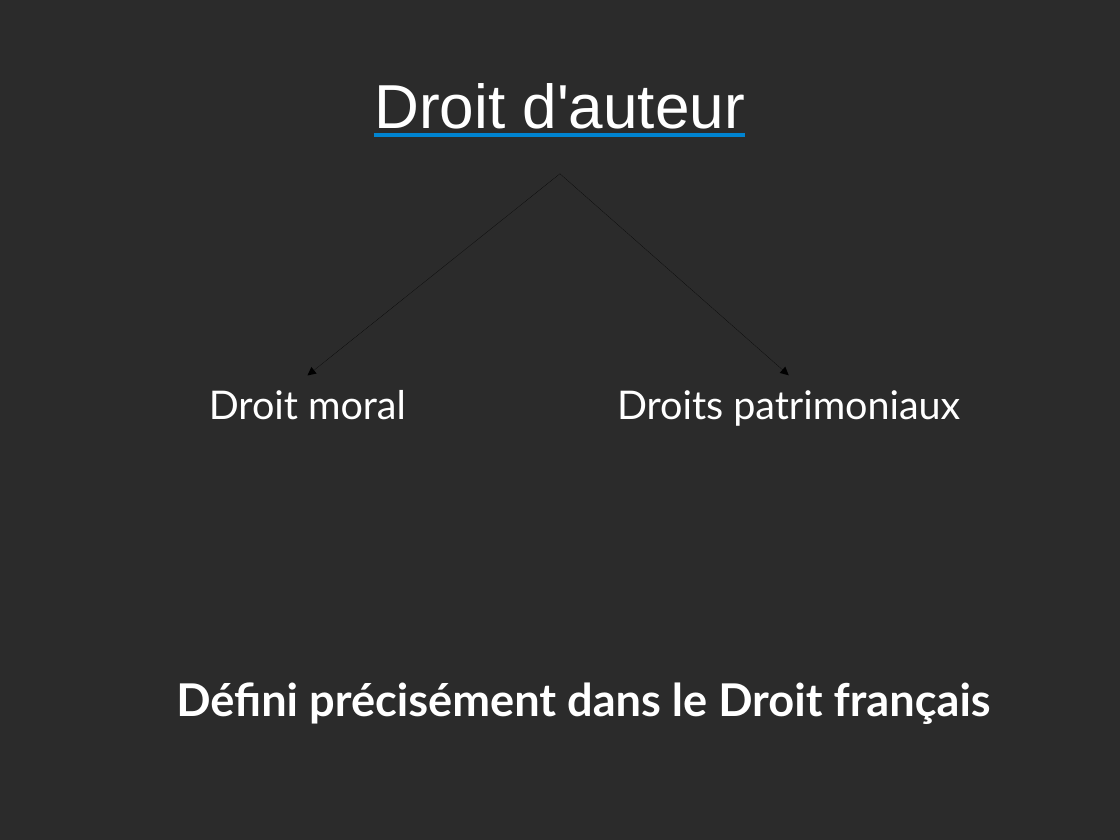
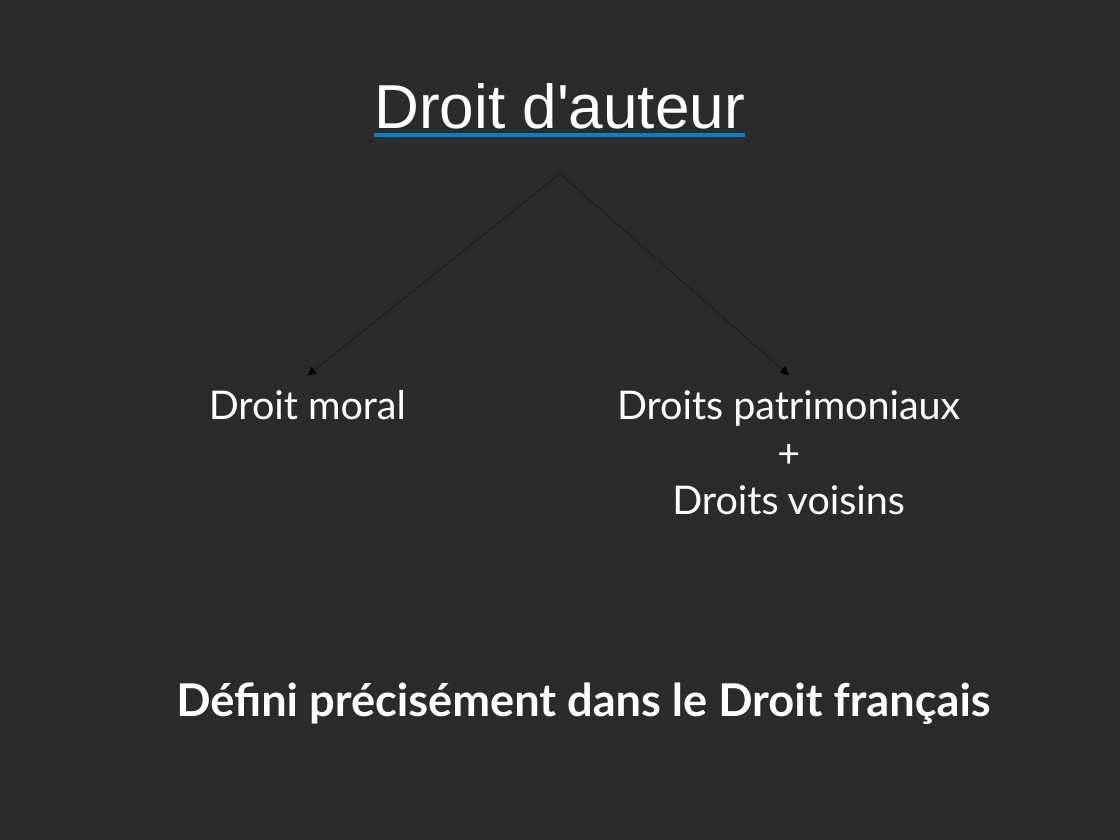
Before and after one commit to Parashp/pph-droit-auteur, a slide deck: slide 5 of soutenance.odp. Drawn at 1120x840 pixels with LibreOffice and Linux fonts; fonts in the diff are those of the drawing; background and template pictures are left out; a plain dark background stands for a picture behind light text. Boxes give left, top, right and bottom in pixels: in the first picture for what was removed or moved away, otherwise in the second. Text is boxed around its words. In the diff, an @@ line names an element or a change of style, - is before the commit and + after.

```diff
--- a/soutenance.odp
+++ b/soutenance.odp
@@ text at [617,390,960,515]: text changed @@
-Droits patrimoniaux
+Droits patrimoniaux
++
+Droits voisins
```
Also in this commit, not shown: 4 other slides changed, 2 slides added, 1 other file.
